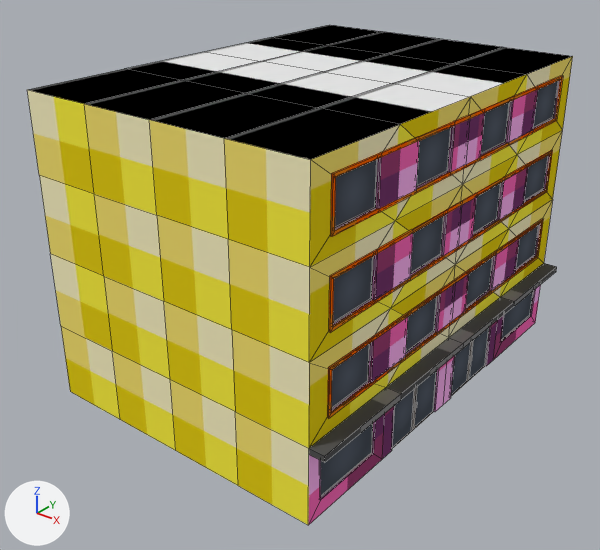
Renders of the Blender file Assets/Models/houses/house10/house10.blend from each side of a commit.
Both versions are drawn from a 50 mm lens placed at (10.35, -13.29, 15.46), pointed at (-5.0, 5.89, 3.57). Lighting does not change. The marker at lower left points along +X, +Y and +Z. Mesh edges are drawn as thin lines.

Objects in the first picture: 'house10'.
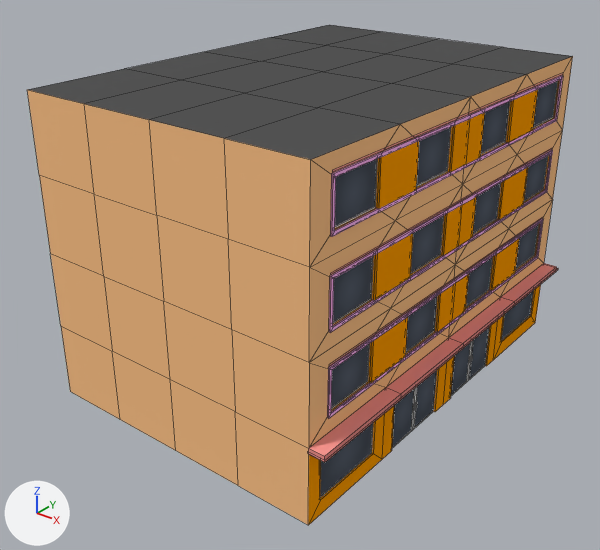
Location of each change, [x1, y1, x2, y2] in pixels of the pictures (600 x 550 px):
part 1 of me_cube, added (brown)
    after: [308, 73, 563, 462]
part 2 of me_cube, surface changed (yellow to orange)
    both: [27, 25, 573, 525]

What the commit changed:
me_cube is used by ob_house10; location (0.0, 0.0, 0.0); rotation (-1.571, -3.142, 0.0), in degrees (-90, -180, 0).
Verts and faces of me_cube; kept vertices keep their numbers, new ones are numbered from 502.
me_cube had 502 vertices, 481 faces and spanned x -0.5..10.0, y 0.0..10.0, z 0.0..14.0.
me_cube now has 522 vertices, 487 faces and spans x -0.55..10.0, y 0.0..10.0, z -0.05..14.05.
Part 1, on me_cube:
New vertex 502 is at (-0.03, 9.53, 13.25), pixel (562, 74).
New vertex 503 is at (-0.03, 7.03, 13.25), pixel (552, 148).
New vertex 504 is at (-0.02, 4.53, 13.25), pixel (542, 217).
New vertex 505 is at (-0.03, 9.53, 0.75), pixel (332, 172).
New vertex 506 is at (-0.03, 7.03, 0.75), pixel (330, 274).
New vertex 507 is at (-0.02, 4.53, 0.75), pixel (328, 366).
New vertices 508 to 513 stand at vertices 502 to 507, in that order, plus (0.0, 0.05, 0.0).
New vertex 514 is at (-0.55, 2.37, 14.05), pixel (558, 269).
New vertex 515 is at (-0.55, 2.43, 14.05), pixel (558, 268).
New vertex 516 is at (-0.55, 2.37, -0.05), pixel (325, 462).
New vertex 517 is at (-0.55, 2.43, -0.05), pixel (325, 460).
New vertices 518 to 521 stand at vertices 514 to 517, in that order, plus (0.55, 0.0, 0.0).
New faces: (514, 518, 519, 515), (502, 508, 511, 505), (503, 509, 512, 506), (504, 510, 513, 507), (516, 517, 521, 520), (514, 515, 517, 516).
me_cube part 2: 463 kept faces spanning x -0.5..10.0, y 0.0..10.0, z 0.0..14.0 get new texture (UV) coordinates.
